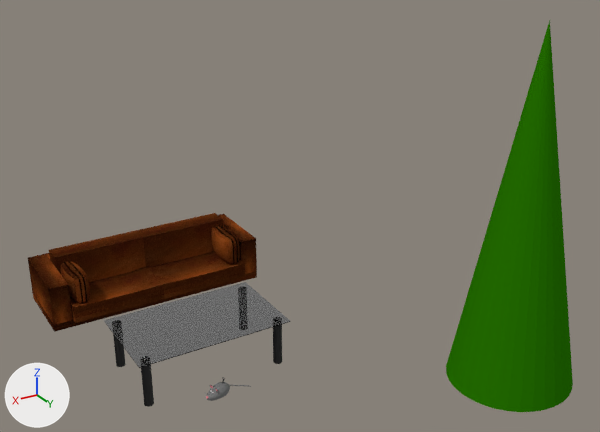
Before and after pictures for a commit that changed the Blender file Projekt/04-Shots/fs-Shot 5.blend.
The view is the same before and after, from a camera (50 mm lens) standing at (7.21, 15.39, 10.81) and looking at (-1.73, 0.48, 3.36). The lights are fixed; the arrows at lower left show +X, +Y and +Z.

The scene before the commit, as lines of its bpy script (objects in view):
```python
me_cone = bpy.data.meshes.new('Cone')
me_cone.from_pydata(...)  # a 32-sided cone pointing to +z spanning x -1.0..1.0, y -1.0..1.0, z -0.06..1.94
me_cone.materials.append(mat_material_001)  # dark green #287900
me_sphere = bpy.data.meshes.new('Sphere')
me_sphere.from_pydata(...)  # 3464 vertices, 3478 faces; spans x -1.18..2.43, y -1.86..1.0, z -0.05..2.2
# faces by material slot: [690, 514, 1024, 1250]
me_sphere.materials.append(mat_material_002)  # grey #797979
me_sphere.materials.append(mat_material_003)  # pink #e78793
me_sphere.materials.append(mat_augen)  # white #e7e7e7
me_sphere.materials.append(mat_schlüssel)
ob_cone = bpy.data.objects.new('Cone', me_cone)
ob_cone.location = (-5.31, 3.9, 0.08)
ob_cone.scale = (1.43, 1.43, 4.06)
ob_grundbau = bpy.data.objects.new('Grundbau', None)
ob_grundbau.location = (0.0, 0.0, 0.0)
ob_grundbau.show_instancer_for_render = False
ob_grundbau.instance_type = 'COLLECTION'
ob_grundbau.instance_collection = col_grundbau
ob_maus_001 = bpy.data.objects.new('Maus.001', me_sphere)
ob_maus_001.location = (0.0, 0.0, 0.0)
ob_maus_001.scale = (1.69, 1.0, 1.0)
_m = ob_maus_001.modifiers.new('Subsurf', 'SUBSURF')
```
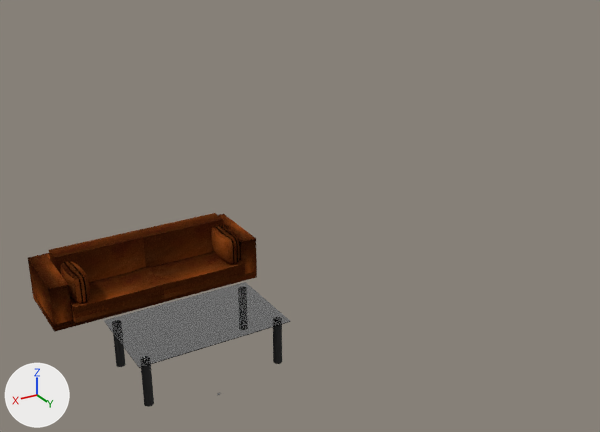
Changed parts and their boxes (x1, y1, x2, y2) in the pictures (600 x 432 px):
'Cone', deleted (green): before (446, 20, 573, 412)
'Maus', rescaled (not visible afterwards): before (205, 377, 251, 401)

The change in detail:
Object 'Cone' (ob_cone) is deleted.
Object 'Maus.001' (ob_maus_001) is rescaled from (1.69, 1.0, 1.0) to (0.251, 0.149, 0.149).
